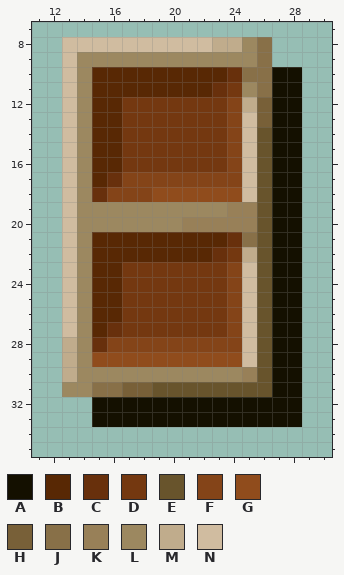
Pixel-art sprite -- menufx/gui2-64/trapdoor_32/door_braced_std.png. This is how it looked before the edit.
The file is 38x46 pixels. Shown: x 11..30, y 7..35.
Palette (. is transparent): A #141000  B #582804  C #68300c  D #743810  E #68542c  F #844418  G #904c1c  H #786038  J #887048  K #988058  L #9c8860  M #c0ac8c  N #d0bca0
Pixels before, first column x 13:
 8 NNNNNNNNNNMMLJ..
 9 NLLLLLLLLLLLLJ..
10 NLBBBBBBBBBCJJAA
11 NLBBBBBBBBCDLJAA
12 NLBBDDDDDDDFMHAA
13 NLBBDDDDDDDFNHAA
14 NLBBDDDDDDDFNEAA
15 NLBBDDDDDDDFNEAA
16 NLBBDDDDDDDFNEAA
17 NLBCFFFFFFFFNEAA
18 NLCFFFGGGGGGNEAA
19 NLLLLLLLLLLKKEAA
20 NLLLLLLLKKKKKEAA
21 NLBBBBBBBBBCJEAA
22 NLBBBBBBBBCDMEAA
23 NLBBDDDDDDDFNEAA
24 NLBBDDDDDDDFNEAA
25 NLBBDDDDDDDFNEAA
26 NLBBDDDDDDDFNEAA
27 NLBCDDDDDDDFNEAA
28 MLCFFFFFFFFFNEAA
29 MLGGGGGGGGGGNEAA
30 MLLLLLLLLLLLKEAA
31 LLJJHHEEEEEEEEAA
32 ..AAAAAAAAAAAAAA
33 ..AAAAAAAAAAAAAA
After:
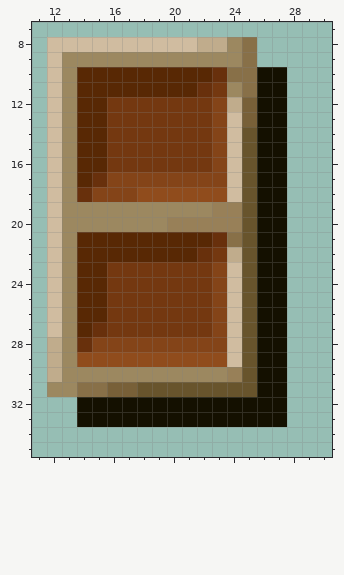
Diff:
Changed rows in their new state; - is an unchanged pixel.
first column x 12:
 8 N---------M-LJ.--
 9 NL-----------J.--
10 NLB--------CJ-A-.
11 NLB-------CDLJA-.
12 NLB-D------FMHA-.
13 NLB-D------FNHA-.
14 NLB-D------FNEA-.
15 NLB-D------FNEA-.
16 NLB-D------FNEA-.
17 NLBCF-------NEA-.
18 NLCF--G-----NEA-.
19 NL---------K-EA-.
20 NL------K----EA-.
21 NLB--------CJEA-.
22 NLB-------CDMEA-.
23 NLB-D------FNEA-.
24 NLB-D------FNEA-.
25 NLB-D------FNEA-.
26 NLB-D------FNEA-.
27 NLBCD------FNEA-.
28 MLCF--------NEA-.
29 MLG---------NEA-.
30 ML----------KEA-.
31 L-J-H-E-------A-.
32 --A-------------.
33 --A-------------.
